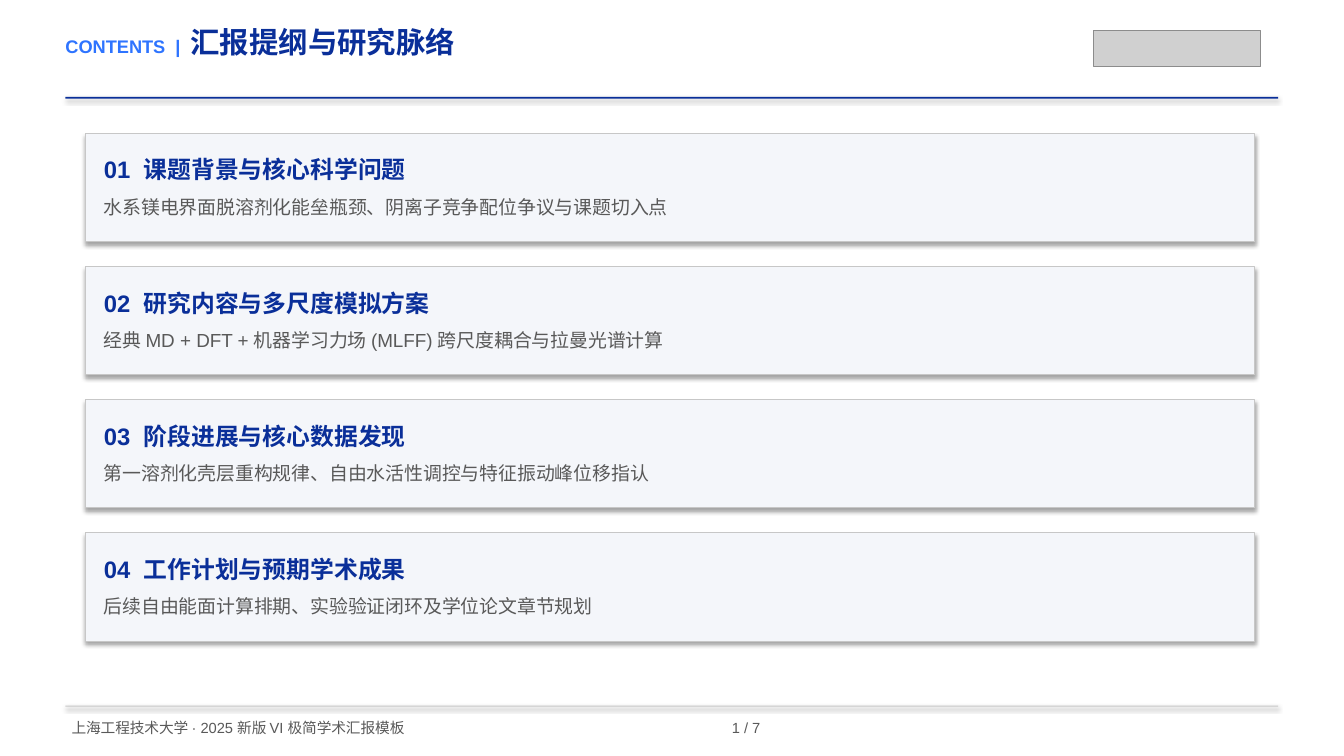
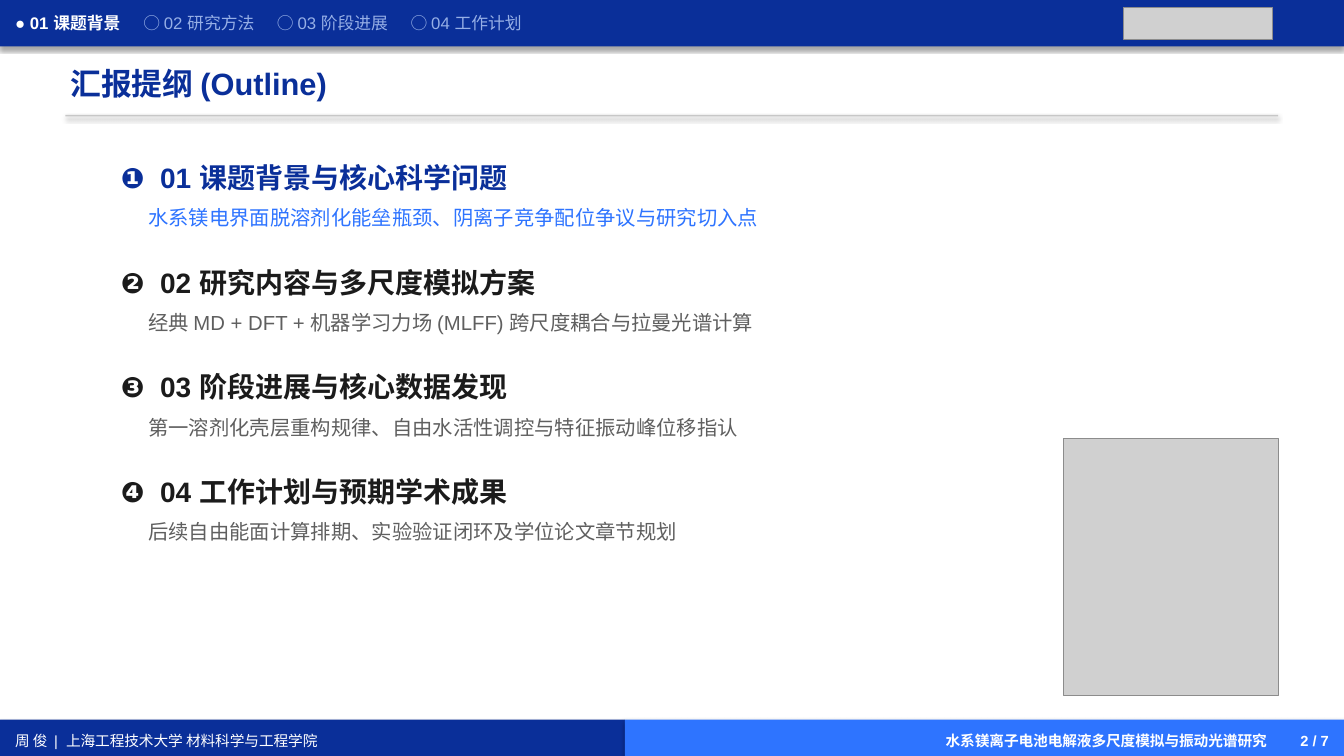
Before and after one commit to zhoujujn795/skills, a slide deck: slide 2 of pptx/assets/sues_2025_vi/SUES_2025_Academic_Template.pptx. Drawn at 1344x756 pixels with LibreOffice and Linux fonts; fonts in the diff are those of the drawing; grey boxes stand for pictures. Boxes give left, top, right and bottom in pixels: in the first picture for what was removed or moved away, otherwise in the second. Text is boxed around its words. In the diff, an @@ line names an element or a change of style, - is before the commit and + after.

```diff
--- a/pptx/assets/sues_2025_vi/SUES_2025_Academic_Template.pptx
+++ b/pptx/assets/sues_2025_vi/SUES_2025_Academic_Template.pptx
@@ rectangle added at <box>0,0,1344,46</box>, fill #0A2F99, 12 pt, text #96AFE6 @@
+● 01 课题背景 ○ 02 研究方法 ○ 03 阶段进展 ○ 04 工作计划
@@ picture added at <box>1124,7,1272,39</box> @@
@@ picture removed at <box>1094,30,1261,67</box> @@
@@ text at <box>71,68,326,101</box>: text changed; size 13 to 22 pt; text colour #2E74FF to #0A2F99 @@
-CONTENTS | 汇报提纲与研究脉络
+汇报提纲 (Outline)
@@ rectangle: place and size @@
-rectangle at <box>66,97,1278,99</box>
+rectangle at <box>66,115,1278,116</box>
@@ rectangle at <box>66,115,1278,116</box>: fill #0A2F99 to #C7C7C7 @@
@@ text "❶ 01 课题背景与核心科学问题": place and size @@
-text "❶ 01 课题背景与核心科学问题" at <box>86,399,1255,508</box>
+text "❶ 01 课题背景与核心科学问题" at <box>121,164,758,541</box>
@@ text "❶ 01 课题背景与核心科学问题" at <box>121,164,758,541</box>: fill #F4F6FA to none; outline #C7C7C7 0.75 pt to none; shadow off @@
@@ text at <box>121,164,758,400</box>: text changed; size 17 to 14.5 pt; text colour #0A2F99 to #5F5F5F; bold off @@
-03 阶段进展与核心数据发现
+❶ 01 课题背景与核心科学问题
+水系镁电界面脱溶剂化能垒瓶颈、阴离子竞争配位争议与研究切入点
+❷ 02 研究内容与多尺度模拟方案
+经典 MD + DFT + 机器学习力场 (MLFF) 跨尺度耦合与拉曼光谱计算
+❸ 03 阶段进展与核心数据发现
@@ text at <box>148,418,737,437</box>: size 13.5 to 14.5 pt, text colour #595959 to #5F5F5F in "第一溶剂化壳层重构规律、自由水活性调控与特征振动峰位移指认"; line spacing 1.28 to 1.3; more space between paragraphs @@
@@ picture added at <box>1064,439,1279,696</box> @@
@@ text at <box>121,478,677,541</box>: paragraphs added @@
+❹ 04 工作计划与预期学术成果
+后续自由能面计算排期、实验验证闭环及学位论文章节规划
@@ rectangle removed at <box>86,532,1255,641</box> @@
-04 工作计划与预期学术成果
-后续自由能面计算排期、实验验证闭环及学位论文章节规划
@@ rectangle removed at <box>66,706,1278,707</box> @@
@@ rectangle "周 俊 | 上海工程技术大学 材料科学与工程学院": place and size @@
-rectangle "周 俊 | 上海工程技术大学 材料科学与工程学院" at <box>86,133,1255,242</box>
+rectangle "周 俊 | 上海工程技术大学 材料科学与工程学院" at <box>0,720,625,756</box>
@@ rectangle "周 俊 | 上海工程技术大学 材料科学与工程学院" at <box>0,720,625,756</box>: vertical alignment top to middle; fill #F4F6FA to #0A2F99; outline #C7C7C7 0.75 pt to none @@
@@ text in rectangle at <box>15,733,317,747</box>: text changed; size 13.5 to 10.5 pt; text colour #595959 to #FFFFFF @@
-01 课题背景与核心科学问题
-水系镁电界面脱溶剂化能垒瓶颈、阴离子竞争配位争议与课题切入点
+周 俊 | 上海工程技术大学 材料科学与工程学院
@@ text removed at <box>72,720,760,734</box> @@
-上海工程技术大学 · 2025 新版 VI 极简学术汇报模板 1 / 7
@@ rectangle "水系镁离子电池电解液多尺度模拟与振动光谱研究 2 / 7": place and size @@
-rectangle "水系镁离子电池电解液多尺度模拟与振动光谱研究 2 / 7" at <box>86,266,1255,375</box>
+rectangle "水系镁离子电池电解液多尺度模拟与振动光谱研究 2 / 7" at <box>625,720,1344,756</box>
@@ rectangle "水系镁离子电池电解液多尺度模拟与振动光谱研究 2 / 7" at <box>625,720,1344,756</box>: vertical alignment top to middle; fill #F4F6FA to #2E74FF; outline #C7C7C7 0.75 pt to none @@
@@ text in rectangle at <box>946,733,1329,748</box>: text changed; size 13.5 to 10.5 pt; text colour #595959 to #FFFFFF; bold on @@
-02 研究内容与多尺度模拟方案
-经典 MD + DFT + 机器学习力场 (MLFF) 跨尺度耦合与拉曼光谱计算
+水系镁离子电池电解液多尺度模拟与振动光谱研究 2 / 7
```
Also in this commit, not shown: 5 other slides changed, 1 slide added, 1 slide removed, 4 other files.
